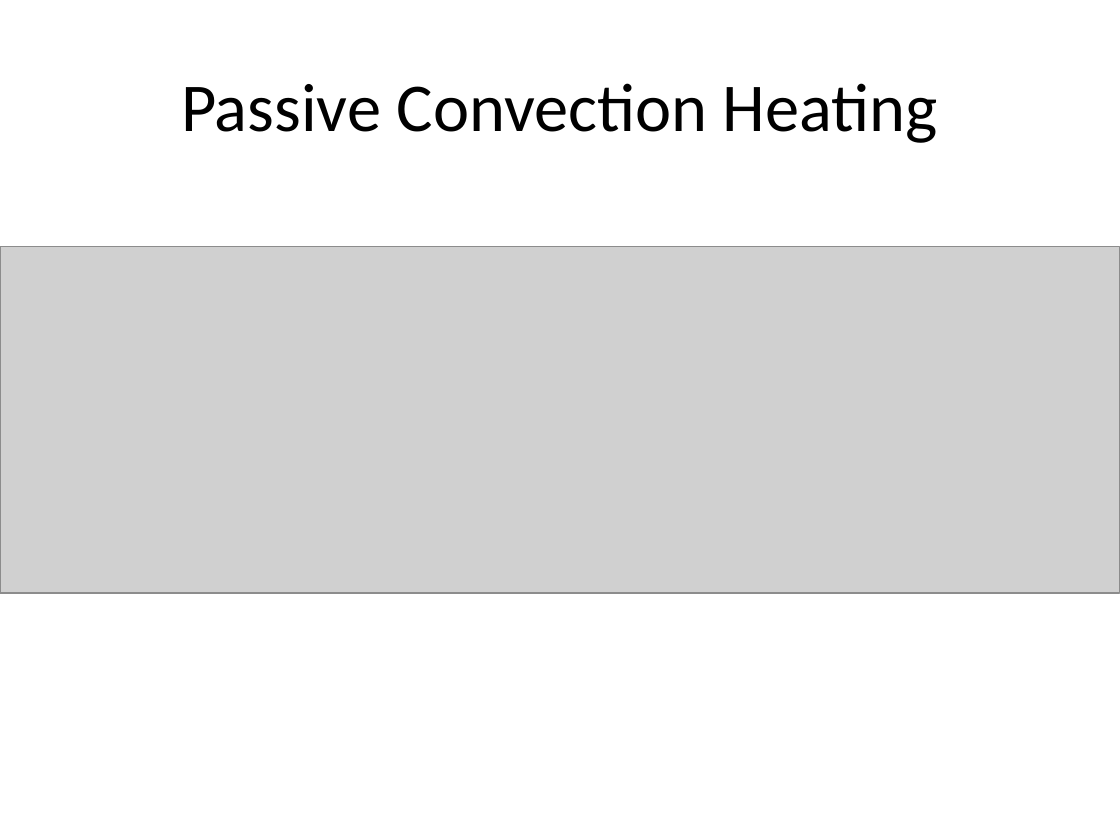
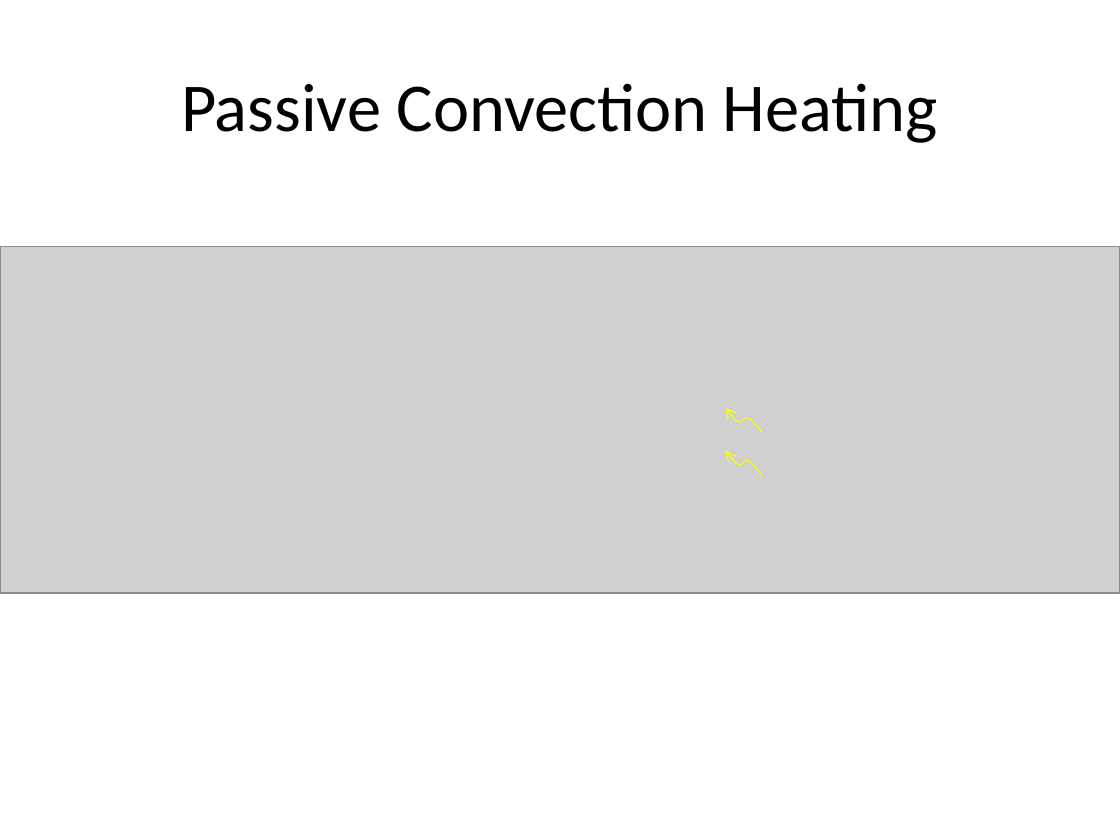
Before and after one commit to rtlines/Introductory-Physics-II, a slide deck: slide 15 of Lecture_Slides/PH 123 Lecture 31.pptx. Drawn at 1120x840 pixels with LibreOffice and Linux fonts; fonts in the diff are those of the drawing; grey boxes stand for pictures. Boxes give left, top, right and bottom in pixels: in the first picture for what was removed or moved away, otherwise in the second. Text is boxed around its words. In the diff, an @@ line names an element or a change of style, - is before the commit and + after.

```diff
--- a/Lecture_Slides/PH 123 Lecture 31.pptx
+++ b/Lecture_Slides/PH 123 Lecture 31.pptx
@@ freeform shape added at (725, 399, 761, 442), outline #FFFF00 0.75 pt @@
@@ freeform shape added at (725, 441, 761, 485), outline #FFFF00 0.75 pt @@
```
Also in this commit, not shown: 8 slides added, 31 other files.
